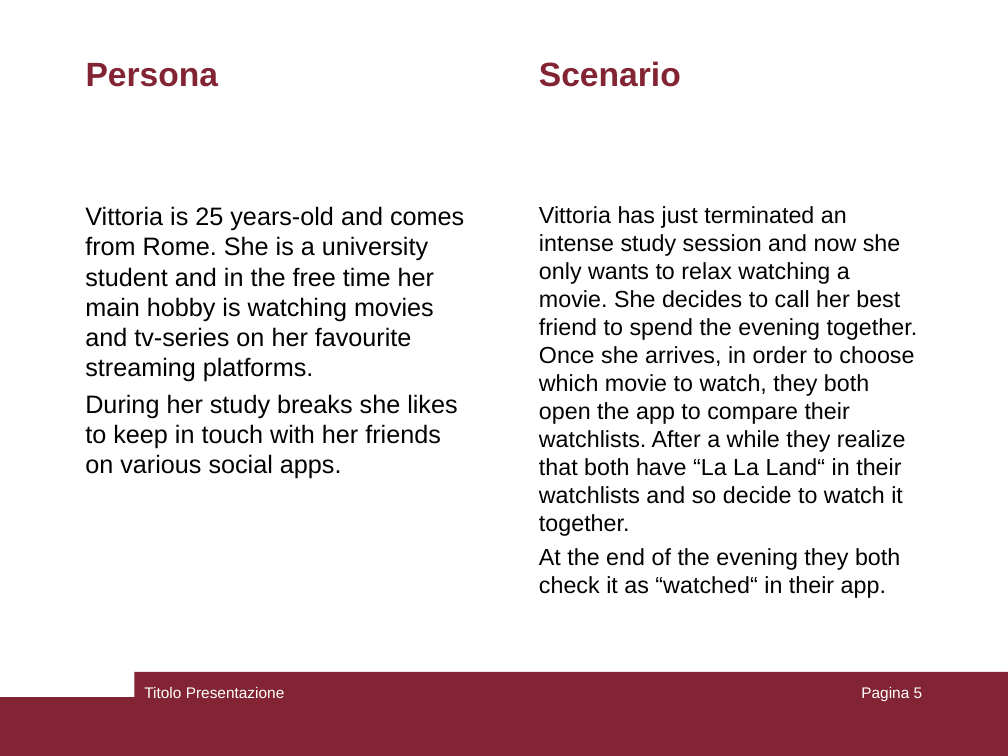
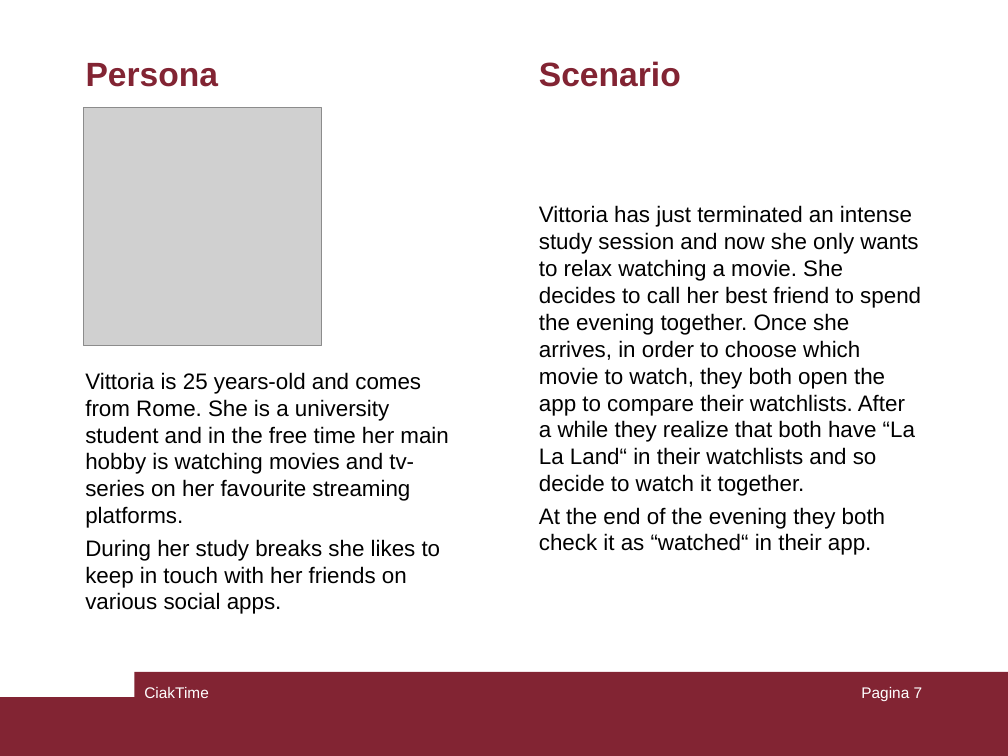
Before and after one commit to mauroficorella/Human-Computer-Interaction, a slide deck: slide 7 of Documentazione/presentazione.ppt (slide 5 before the commit). Drawn at 1008x756 pixels with LibreOffice and Linux fonts; fonts in the diff are those of the drawing; grey boxes stand for pictures. Boxes give left, top, right and bottom in pixels: in the first picture for what was removed or moved away, otherwise in the second. Text is boxed around its words. In the diff, an @@ line names an element or a change of style, - is before the commit and + after.

```diff
--- a/Documentazione/presentazione.ppt
+++ b/Documentazione/presentazione.ppt
@@ picture added at <box>84,108,322,346</box> @@
@@ text "Vittoria has just terminated an ..." at <box>539,205,921,555</box>: size 16.6 to 16 pt @@
@@ text "Vittoria is 25 years-old and ...": place and size @@
-text "Vittoria is 25 years-old and ..." at <box>85,206,464,479</box>
+text "Vittoria is 25 years-old and ..." at <box>85,372,448,614</box>
@@ text "Vittoria is 25 years-old and ..." at <box>85,372,448,614</box>: size 18 to 16 pt @@
@@ text at <box>144,687,209,698</box>: text changed @@
-Titolo Presentazione
+CiakTime
@@ page number at <box>861,687,923,701</box>: text changed @@
-Pagina 5
+Pagina 7
```
Also in this commit, not shown: 4 other slides changed, 2 slides added, 1 other file.
